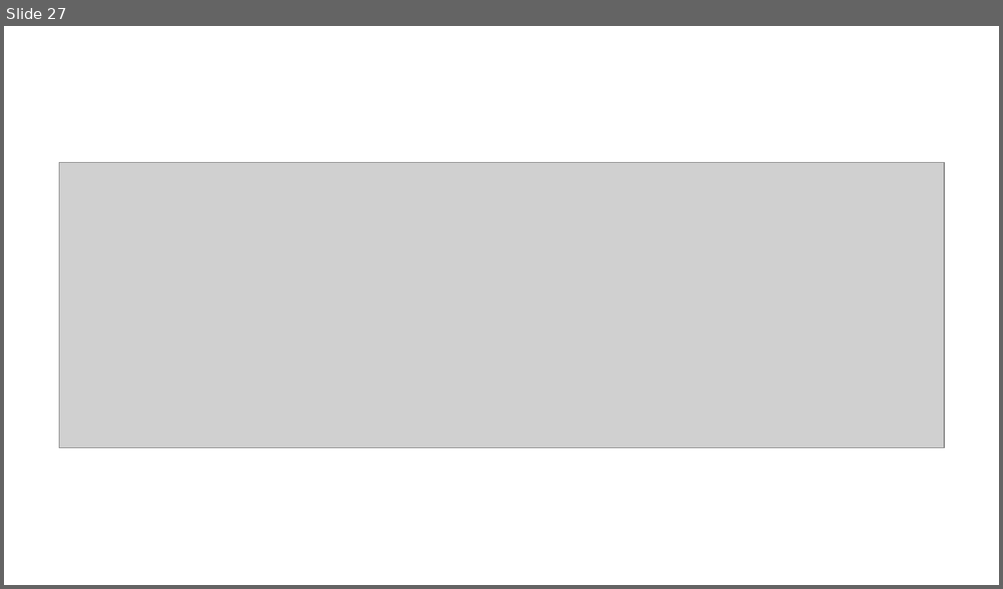
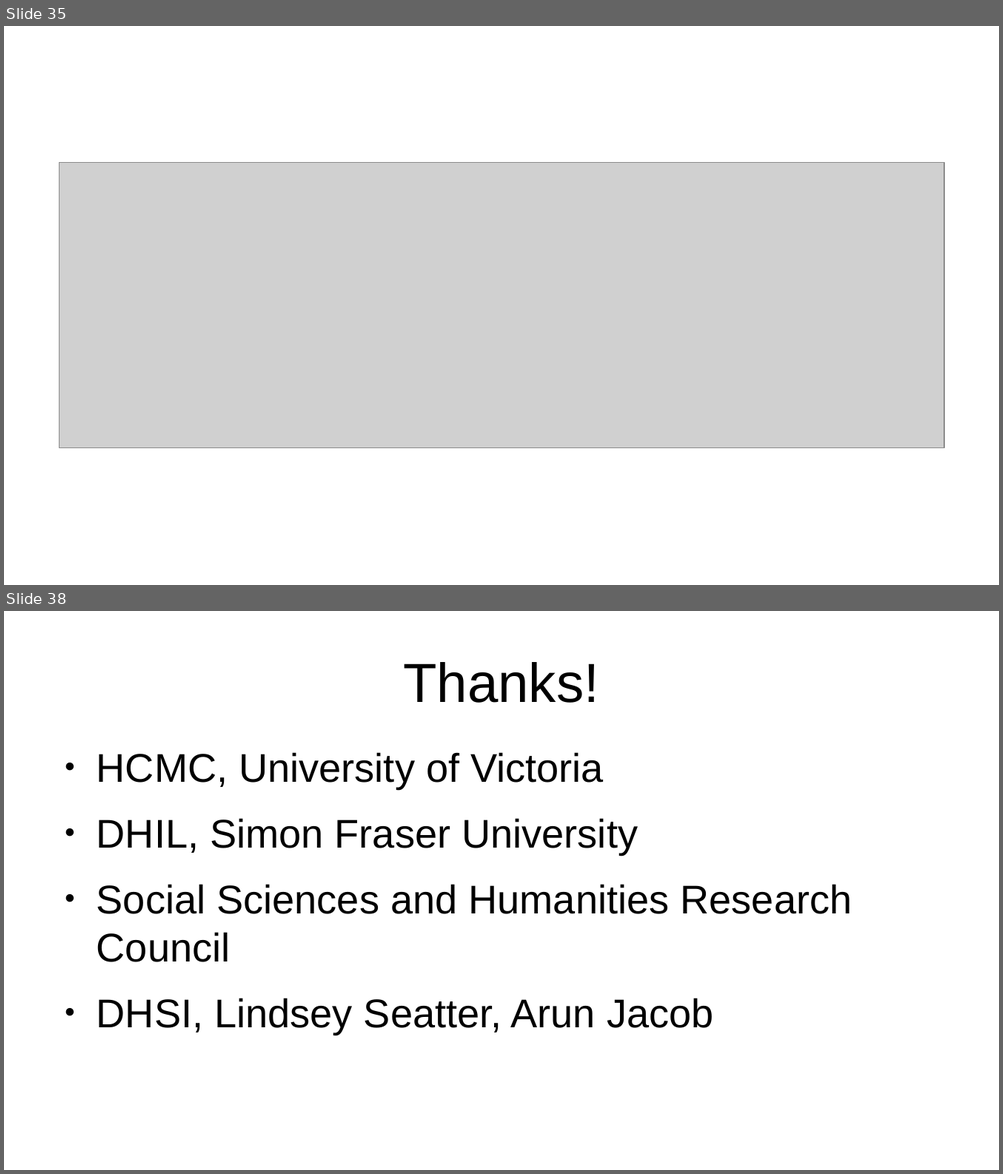
Before and after one commit to projectEndings/Endings, a slide deck: presentations/dhsi2020/staticSearch.odp. Shown one above the other, each under a label of ours: slide 27 before the commit, slides 35 and 38 after it; the slides between them are not shown. The pictures are 1003x589 and 1003x1174 pixels, drawn with LibreOffice and Linux fonts; fonts in the diff are those of the drawing; grey boxes stand for pictures. Boxes give left, top, right and bottom in pixels: in the first picture for what was removed or moved away, otherwise in the second. Text is boxed around its words. In the diff, an @@ line names an element or a change of style, - is before the commit and + after.

```diff
--- a/presentations/dhsi2020/staticSearch.odp
+++ b/presentations/dhsi2020/staticSearch.odp
@@ slide 38 added at (4, 611, 999, 1170), background #FFFFFF @@
@@ title added at (403, 662, 599, 703), 44 pt, text #000000 @@
+Thanks!
@@ text added at (96, 752, 852, 1034), 32 pt, text #000000 @@
+● HCMC, University of Victoria
+● DHIL, Simon Fraser University
+● Social Sciences and Humanities Research Council
+● DHSI, Lindsey Seatter, Arun Jacob
@@ what was slide 27 is now slide 35 @@
```
Also in this commit, not shown: 2 slides changed, 10 other slides added.
